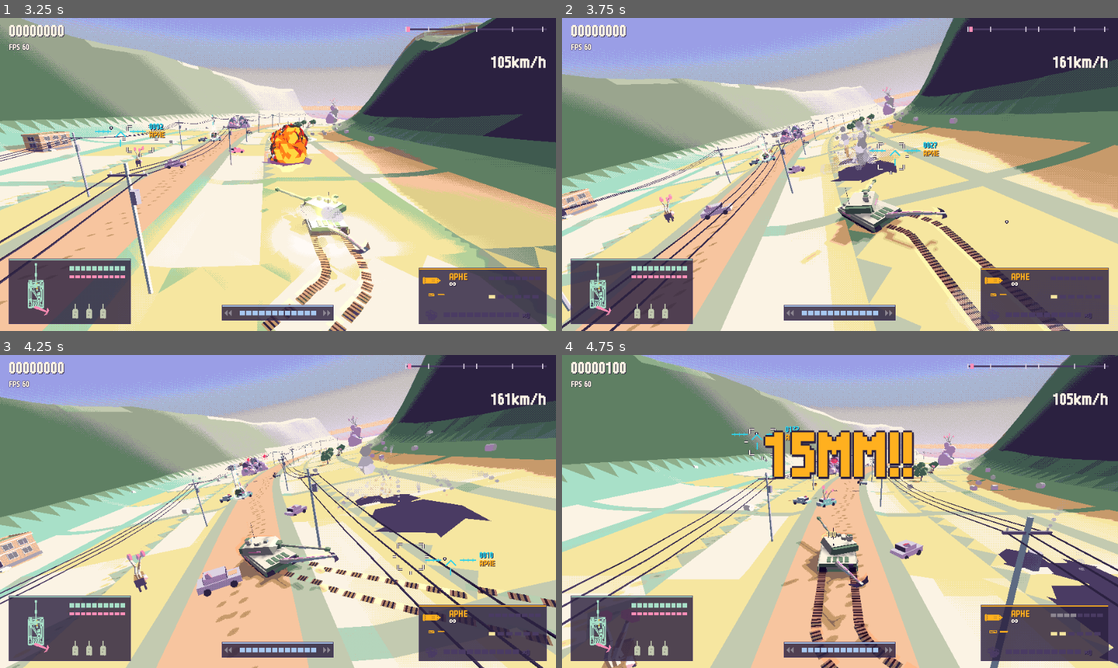
Above: before the commit, frames 1-4 (two rows, left to right).
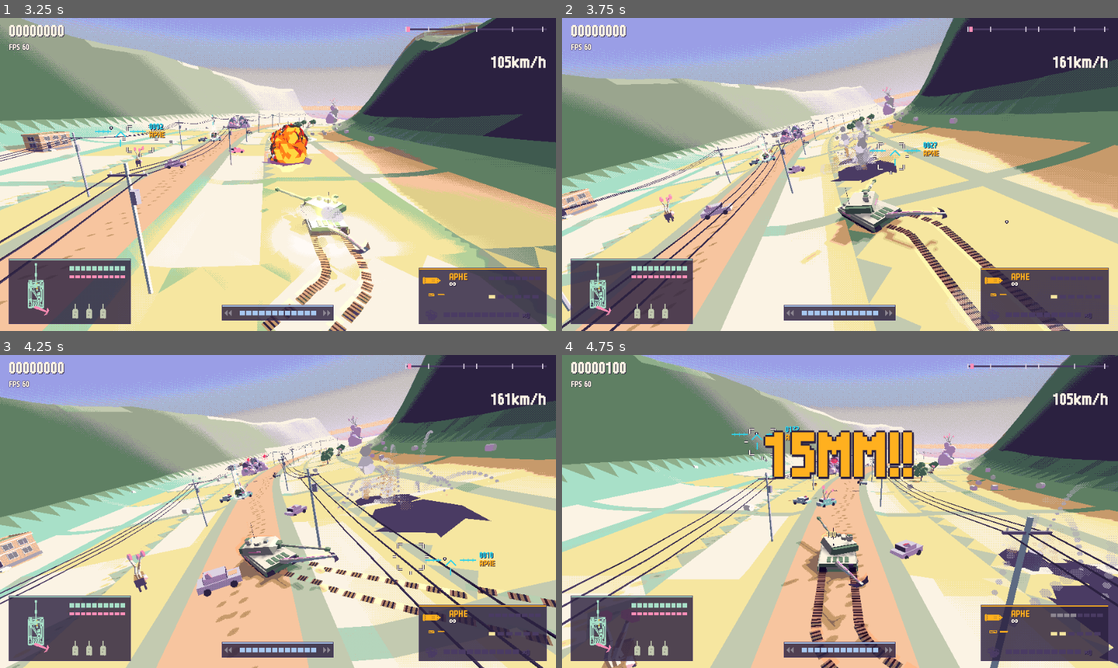
Above: after the commit, the same moments.

Repository: scarf005/orca-class
Game: Godot game, scene res://scenes/main.tscn
The game is run twice, just before and just after one commit, with the same random seed, the same clock (stepped at 60 frames per second) and the same inputs.
Inputs (mouse positions are in pixels of both pictures, inside the frame that each line leads up to):
- Up to frame 1 (3.25 s): tap Enter (ui_accept) at 0.5 s; drag from (278, 174) to (333, 105) at 0.52 s; drag from (166, 190) to (250, 237) at 1.27 s; move the mouse to (333, 105) at 2.02 s; press the mouse at (333, 105) at 2.03 s; hold D (move_right) 2.03-2.75 s; release the mouse at (333, 105) at 2.75 s; drag from (250, 237) to (111, 127) at 2.77 s
- Up to frame 2 (3.75 s): move the mouse to (1006, 221) at 3.52 s; hold A (move_left) from 3.53 s (still down); hold Q from 3.53 s (still down)
- Up to frame 3 (4.25 s): keep holding A (move_left); keep holding Q; tap Enter (ui_accept) at 3.77, 4.07 s
- Up to frame 4 (4.75 s): release A (move_left) at 4.25 s; release Q at 4.25 s; drag from (673, 464) to (756, 433) at 4.27 s

Frame 1 is identical in both runs. In frame 2, less than 0.1% of the frame differs, in the area x 48-58%, y 34-49%; in frame 3, 0.7%; in frame 4, 0.7%, in the area x 75-100%, y 40-88%.

Commit message:
fix: unify cleanup limits for debris smoke and detached wrecks
Assisted-by: pi:gpt-6.1-sol
Co-authored-by: chatgpt-codex-connector[bot] <199175422+chatgpt-codex-connector[bot]@users.noreply.github.com>

Diff:
--- a/constants.cfg
+++ b/constants.cfg
@@ -36,8 +36,6 @@
 "Shockwave reach (x blast)"=2.4
 "Fragments/smoke duration (s)"=1.0
 "Fragments/smoke travel (m)"=50.0
-"Debris life (s)"=1.0
-"Debris smoke life (s)"=0.4
 "Rail smoke shrink (0-1)"=0.9
 "Rail smoke fade speed (x)"=1.0
 "Hitscan beam shrink speed (x)"=0.4
--- a/scripts/combat/fx.gd
+++ b/scripts/combat/fx.gd
@@ -17,8 +17,6 @@
 static var BLAST_POPS := 2 ## Most secondary pops a big blast sets off (tuned live in the duel mode).
 static var PARTICLE_LIFE := 1.0 ## Maximum age of fragments and smoke, tuned live in duel mode.
 static var PARTICLE_DISTANCE := 50.0 ## Maximum cumulative travel of fragments and smoke in metres.
-static var DEBRIS_LIFE := 3.6 ## Longest a shard lies about before it is gone (tuned live in the duel mode).
-static var DEBRIS_SMOKE_LIFE := 0.5 ## Seconds the smoke a flying shard or wreck leaves hangs in the air (tuned live in the duel mode).
 static var RAIL_SMOKE_SHRINK := 0.9 ## Fraction of its size the railgun smoke loses before vanishing.
 static var RAIL_SMOKE_FADE_SPEED := 1.0 ## Multiplies the railgun smoke's aging rate.
 static var BEAM_SHRINK_SPEED := 0.4 ## Multiplies a hitscan beam's width-collapse rate.
@@ -334,9 +332,9 @@
 	for p in trails:
 		if p.bounce:
 			# A flying shard: a thin smoke line, no fire.
-			spawn(Kind.GLOW, p.position, Vector3.UP * 0.4, DEBRIS_SMOKE_LIFE, p.size * 0.6, p.trail, {"end_size": p.size * 1.6, "drag": 2.0, "fade": 0.1})
+			spawn(Kind.GLOW, p.position, Vector3.UP * 0.4, PARTICLE_LIFE, p.size * 0.6, p.trail, {"end_size": p.size * 1.6, "drag": 2.0, "fade": 0.1})
 			continue
-		spawn(Kind.GLOW, p.position, Vector3.UP * 0.8, DEBRIS_SMOKE_LIFE, p.size * 0.9, p.trail, {"end_size": p.size * 2.5, "drag": 1.5, "fade": 0.1})
+		spawn(Kind.GLOW, p.position, Vector3.UP * 0.8, PARTICLE_LIFE, p.size * 0.9, p.trail, {"end_size": p.size * 2.5, "drag": 1.5, "fade": 0.1})
 		if randf() < 0.5:
 			spawn(Kind.FLAME, p.position, Vector3.ZERO, 0.12, p.size * 0.8, [Palette.BUTTER, Palette.PEACH][randi() % 2])
 	_update_delayed(delta)
@@ -679,7 +677,7 @@
 
 ## `heft` 1 for a big chunk: it lingers, tumbles slowly and drops harder.
 func _shard(position: Vector3, velocity: Vector3, size: float, material: Debris, heft := 0.0) -> void:
-	var life := minf(randf_range(2.2, 3.6) if heft > 0.0 else randf_range(0.9, 2.6), DEBRIS_LIFE)
+	var life := minf(randf_range(2.2, 3.6) if heft > 0.0 else randf_range(0.9, 2.6), PARTICLE_LIFE)
 	spawn(Kind.SOLID, position, velocity, life, size, Color.WHITE, {"gravity": 22.0 + 6.0 * heft, "bounce": true, "spin": randf_range(0.7, 1.7) * (0.4 if heft > 0.0 else 1.0), "end_size": size * 0.8, "trail": DEBRIS_TRAILS[material], "material": material})
 
 
--- a/scripts/combat/wreck.gd
+++ b/scripts/combat/wreck.gd
@@ -9,6 +9,8 @@
 var by_player := false
 var explodes := true ## Pieces (a blown-off turret) just crash and burn.
 var _smoke := 0.0
+var _age := 0.0
+var _travelled := 0.0
 var _size := 1.0
 static var _live: Array[Wreck] = []
 static var BLAST_THROW := 0.04 ## m/s a blast adds to a wreck per point of its damage, at its middle (tuned live in the duel mode).
@@ -57,14 +59,23 @@
 func _process(delta: float) -> void:
 	var world := World.current
 	delta = world.unfrozen(delta)
+	_age += delta
+	if _age >= Fx.PARTICLE_LIFE:
+		queue_free()
+		return
 	velocity.y -= 22.0 * delta
-	global_position += velocity * delta
+	var motion := velocity * delta
+	_travelled += motion.length()
+	if _travelled >= Fx.PARTICLE_DISTANCE:
+		queue_free()
+		return
+	global_position += motion
 	rotation += spin * delta
 	_smoke -= delta
 	if _smoke <= 0.0:
 		_smoke = 0.04
 		world.fx.spawn(Fx.Kind.FLAME, global_position, Vector3.UP, 0.25, 0.9, [Palette.AMBER, Palette.HOT, Palette.BUTTER][randi() % 3], {"drag": 2.0})
-		world.fx.spawn(Fx.Kind.GLOW, global_position, Vector3.UP * 1.5, Fx.DEBRIS_SMOKE_LIFE, 0.9, [Palette.DUSK, Palette.INK, Palette.SLATE][randi() % 3], {"end_size": 2.4, "drag": 1.2, "fade": 0.2})
+		world.fx.spawn(Fx.Kind.GLOW, global_position, Vector3.UP * 1.5, Fx.PARTICLE_LIFE, 0.9, [Palette.DUSK, Palette.INK, Palette.SLATE][randi() % 3], {"end_size": 2.4, "drag": 1.2, "fade": 0.2})
 	var ground := Course.height_at(global_position)
 	var surface := Water.surface_at(global_position) if velocity.y < 0.0 else -INF
 	if surface > ground and global_position.y <= surface:
--- a/scripts/core/game_tuning.gd
+++ b/scripts/core/game_tuning.gd
@@ -47,8 +47,6 @@
 	["Shockwave reach (x blast)", func() -> float: return World.SHOCKWAVE_SCALE, func(v: float) -> void: World.SHOCKWAVE_SCALE = v, 0.5, 5.0, 0.1],
 	["Fragments/smoke duration (s)", func() -> float: return Fx.PARTICLE_LIFE, func(v: float) -> void: Fx.PARTICLE_LIFE = clampf(v, 0.1, 8.0), 0.1, 8.0, 0.1],
 	["Fragments/smoke travel (m)", func() -> float: return Fx.PARTICLE_DISTANCE, func(v: float) -> void: Fx.PARTICLE_DISTANCE = clampf(v, 1.0, 500.0), 1.0, 500.0, 1.0],
-	["Debris life (s)", func() -> float: return Fx.DEBRIS_LIFE, func(v: float) -> void: Fx.DEBRIS_LIFE = v, 0.1, 8.0, 0.1],
-	["Debris smoke life (s)", func() -> float: return Fx.DEBRIS_SMOKE_LIFE, func(v: float) -> void: Fx.DEBRIS_SMOKE_LIFE = v, 0.05, 3.0, 0.05],
 	["Rail smoke shrink (0-1)", func() -> float: return Fx.RAIL_SMOKE_SHRINK, func(v: float) -> void: Fx.RAIL_SMOKE_SHRINK = clampf(v, 0.0, 1.0), 0.0, 1.0, 0.05],
 	["Rail smoke fade speed (x)", func() -> float: return Fx.RAIL_SMOKE_FADE_SPEED, func(v: float) -> void: Fx.RAIL_SMOKE_FADE_SPEED = clampf(v, 0.1, 4.0), 0.1, 4.0, 0.1],
 	["Hitscan beam shrink speed (x)", func() -> float: return Fx.BEAM_SHRINK_SPEED, func(v: float) -> void: Fx.BEAM_SHRINK_SPEED = clampf(v, 0.1, 4.0), 0.1, 4.0, 0.1],
--- a/tests/particle_limits_test.gd
+++ b/tests/particle_limits_test.gd
@@ -8,6 +8,22 @@
 			row[2].call(life)
 		if row[0] == "Fragments/smoke travel (m)":
 			row[2].call(distance)
+
+
+func test_debris_and_its_smoke_use_only_the_shared_duel_duration() -> void:
+	_set_limits(0.75, 50.0)
+	var labels: Array = GameTuning.new()._rows.map(func(row: Array) -> String: return row[0])
+	check(not labels.has("Debris life (s)") and not labels.has("Debris smoke life (s)"), "duplicate debris settings are removed")
+	var fx := Fx.new()
+	add_child(fx)
+	fx._shard(Vector3(0, 100, 0), Vector3(8, 6, 0), 0.4, Fx.Debris.FOLIAGE)
+	var shard: Fx.Particle = fx._pools[Fx.Kind.SOLID][0]
+	check_eq(shard.max_life, 0.75, "debris uses the shared duration instead of a separate cap")
+	fx._process(0.125)
+	var puffs: Array = fx._pools[Fx.Kind.GLOW]
+	check(not puffs.is_empty(), "moving debris emits smoke through the production path")
+	check(puffs.all(func(p: Fx.Particle) -> bool: return p.max_life == 0.75), "debris smoke also uses the shared duration")
+	fx.free()
 
 
 func test_fragments_and_smoke_expire_at_default_duration() -> void:
